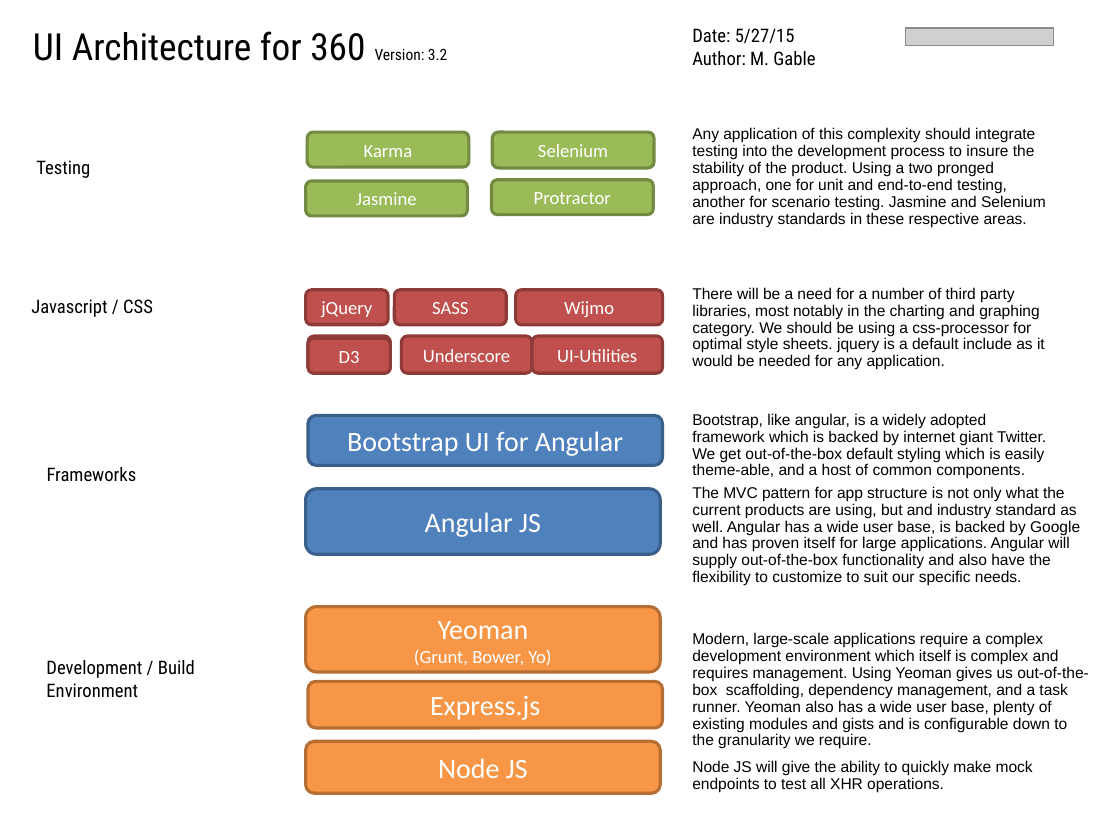
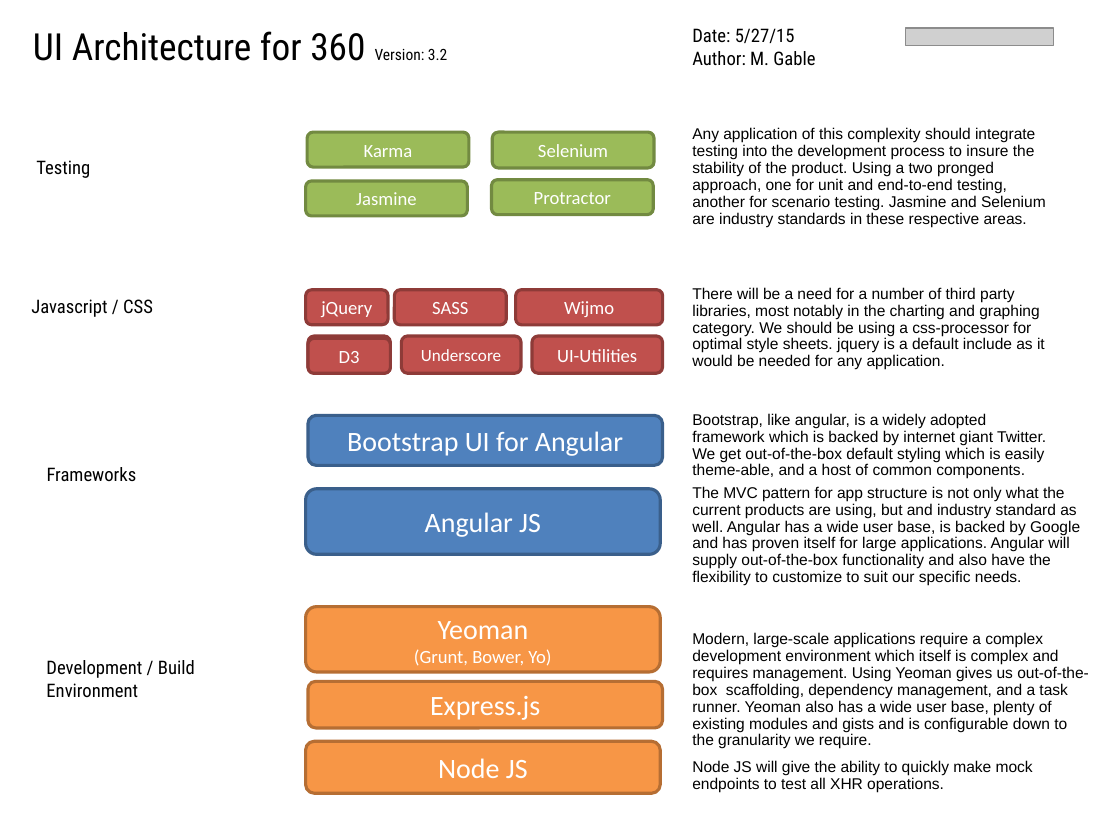
Before and after one commit to mgable/360OneView, a slide deck: slide 1 of documents/architecture/architecture_v3.2.odp. Drawn at 1120x840 pixels with LibreOffice and Linux fonts; fonts in the diff are those of the drawing; grey boxes stand for pictures. Boxes give left, top, right and bottom in pixels: in the first picture for what was removed or moved away, otherwise in the second. Text is boxed around its words. In the diff, an @@ line names an element or a change of style, - is before the commit and + after.

```diff
--- a/documents/architecture/architecture_v3.2.odp
+++ b/documents/architecture/architecture_v3.2.odp
@@ rounded rectangle "Underscore": place and size @@
-rounded rectangle "Underscore" at (401,336,532,373)
+rounded rectangle "Underscore" at (401,336,521,373)
@@ rounded rectangle "Underscore" at (401,336,521,373): size 12 to 11 pt @@
```
Also in this commit, not shown: 8 other files.
